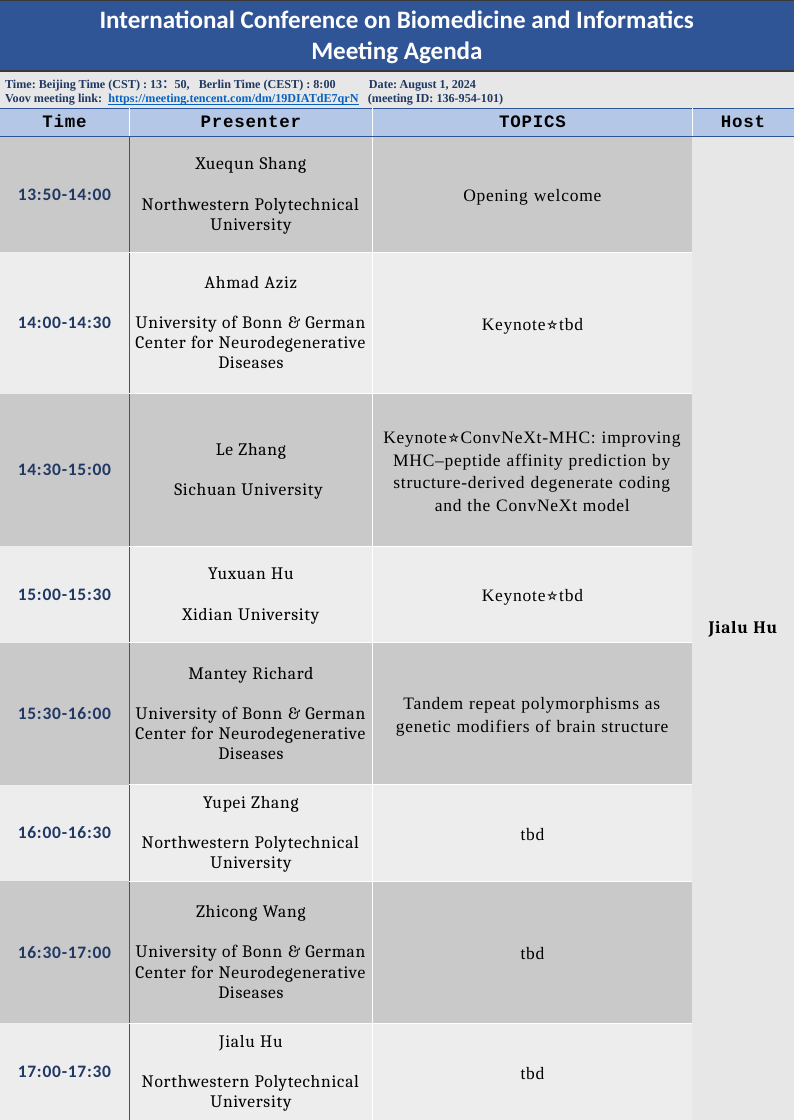
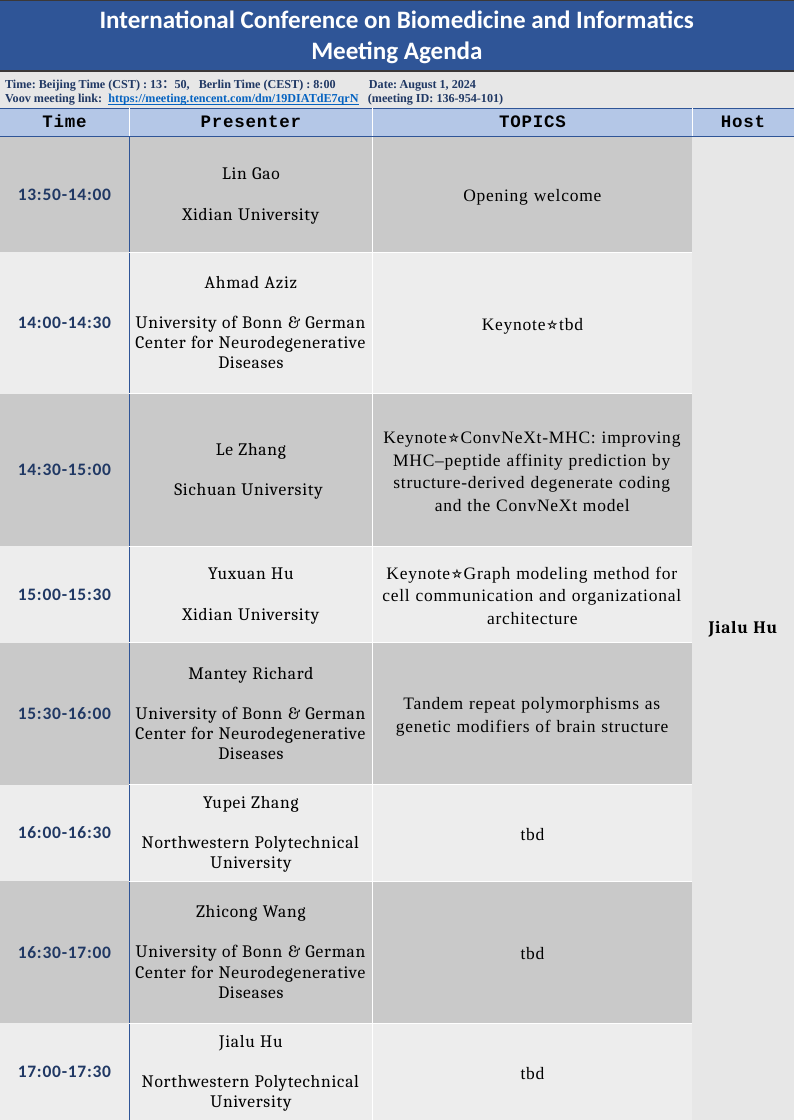
Before and after one commit to Lyycs/ICBI2024, a slide deck: slide 1 of Pictures/test.pptx. Drawn at 794x1120 pixels with LibreOffice and Linux fonts; fonts in the diff are those of the drawing. Boxes give left, top, right and bottom in pixels: in the first picture for what was removed or moved away, otherwise in the second. Text is boxed around its words. In the diff, an @@ line names an element or a change of style, - is before the commit and + after.

```diff
--- a/Pictures/test.pptx
+++ b/Pictures/test.pptx
@@ table at (x1=0, y1=0, x2=794, y2=1120) @@
-row 4, column 2: Xuequn Shang / Northwestern Polytechnical University
+row 4, column 2: Lin Gao / Xidian University
-row 7, column 3: Keynote⭐tbd
+row 7, column 3: Keynote⭐Graph modeling method for cell communication and organizational architecture
```
Also in this commit, not shown: 1 other file.
